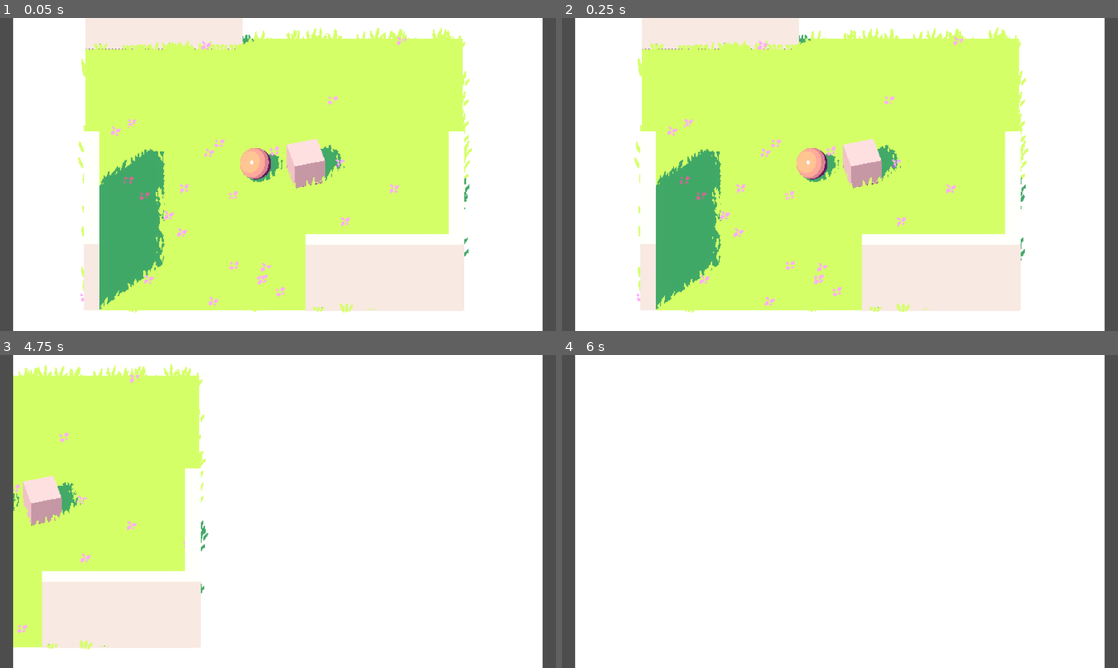
Above: before the commit, frames 1-4 (two rows, left to right).
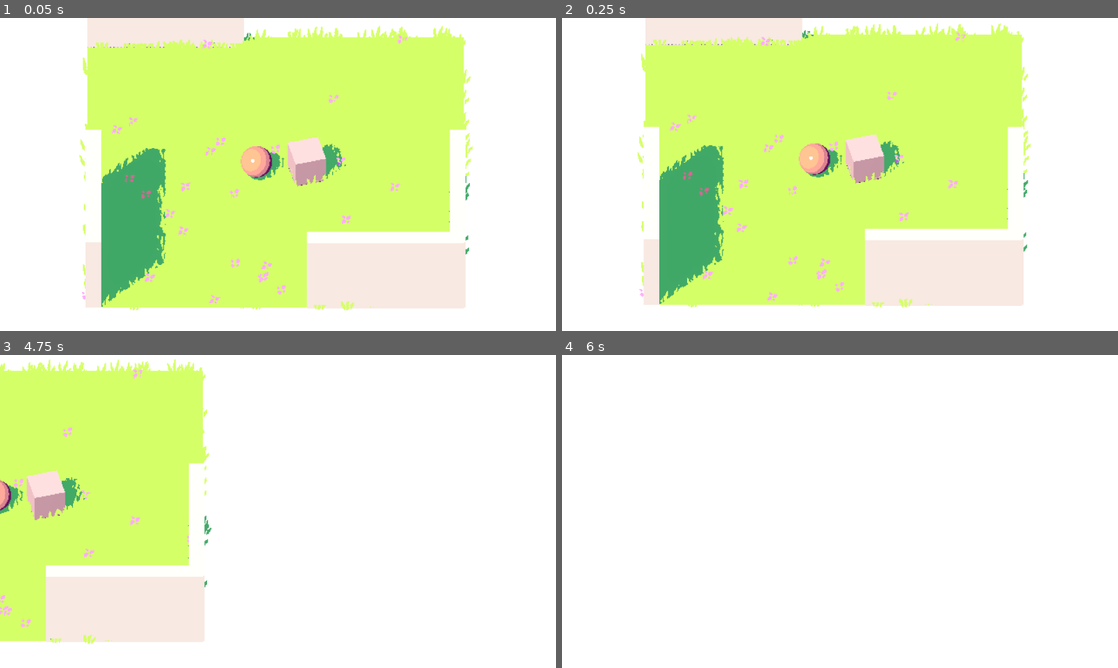
Above: after the commit, the same moments.

Repository: aandriamgit/Vanihala
Game: Godot game, scene res://systems/main_renderer/main_renderer.tscn
Two runs of this game, one before a commit and one after it. Both use one fixed random seed, a clock stepped at 60 frames per second and the inputs below.
Inputs (mouse positions are in pixels of both pictures, inside the frame that each line leads up to):
- Up to frame 1 (0.05 s): no input
- Up to frame 2 (0.25 s): no input
- Up to frame 3 (4.75 s): tap Enter at 0.5, 2.75, 4.25 s; move the mouse to (400, 495) at 0.52 s; hold Right (ui_right) 0.53-1.28 s; tap E at 0.6, 2.85 s; click (400, 495) at 0.67 s; move the mouse to (166, 527) at 1.27 s; hold Down (ui_down) 1.28-2.03 s; tap Q at 1.35, 3.6 s; tap Space at 2, 3.5 s; move the mouse to (333, 442) at 2.02 s; hold Right (ui_right) 2.03-2.78 s; tap P at 2.1, 4.35 s; move the mouse to (250, 574) at 2.77 s; hold Up (ui_up) 2.78-3.53 s; click (250, 574) at 2.92 s; move the mouse to (444, 558) at 3.52 s; hold Left (ui_left) from 3.53 s (still down); move the mouse to (111, 464) at 4.27 s
- Up to frame 4 (6 s): move the mouse to (867, 511) at 5.02 s; release Left (ui_left) at 5.03 s; hold Down (ui_down) 5.03-5.78 s; tap E at 5.1 s; click (867, 511) at 5.17 s; move the mouse to (756, 433) at 5.77 s; hold Right (ui_right) from 5.78 s (still down); tap Q at 5.85 s

The runs differ from the first frame. In frame 1, 9.6% of the frame differs, in the area x 0-100%, y 0-100%; in frame 2, 13%; in frame 3, 9.2%; in frame 4, 4.9%.

Commit message:
updated the view port

Diff:
--- a/project.godot
+++ b/project.godot
@@ -17,7 +17,8 @@
 [display]
 
 window/size/viewport_width=1920
-window/size/viewport_height=1045
+window/size/viewport_height=1080
+window/size/mode=3
 window/size/window_width_override=1280
 window/size/window_height_override=720
 
--- a/systems/main_renderer/main_renderer.tscn
+++ b/systems/main_renderer/main_renderer.tscn
@@ -18,7 +18,7 @@
 
 [node name="SubViewport" type="SubViewport" parent="SubViewportContainer" unique_id=1462566488]
 handle_input_locally = false
-size = Vector2i(640, 380)
+size = Vector2i(640, 360)
 render_target_update_mode = 4
 
 [node name="Main" parent="SubViewportContainer/SubViewport" unique_id=1968846408 instance=ExtResource("2_xgcak")]
